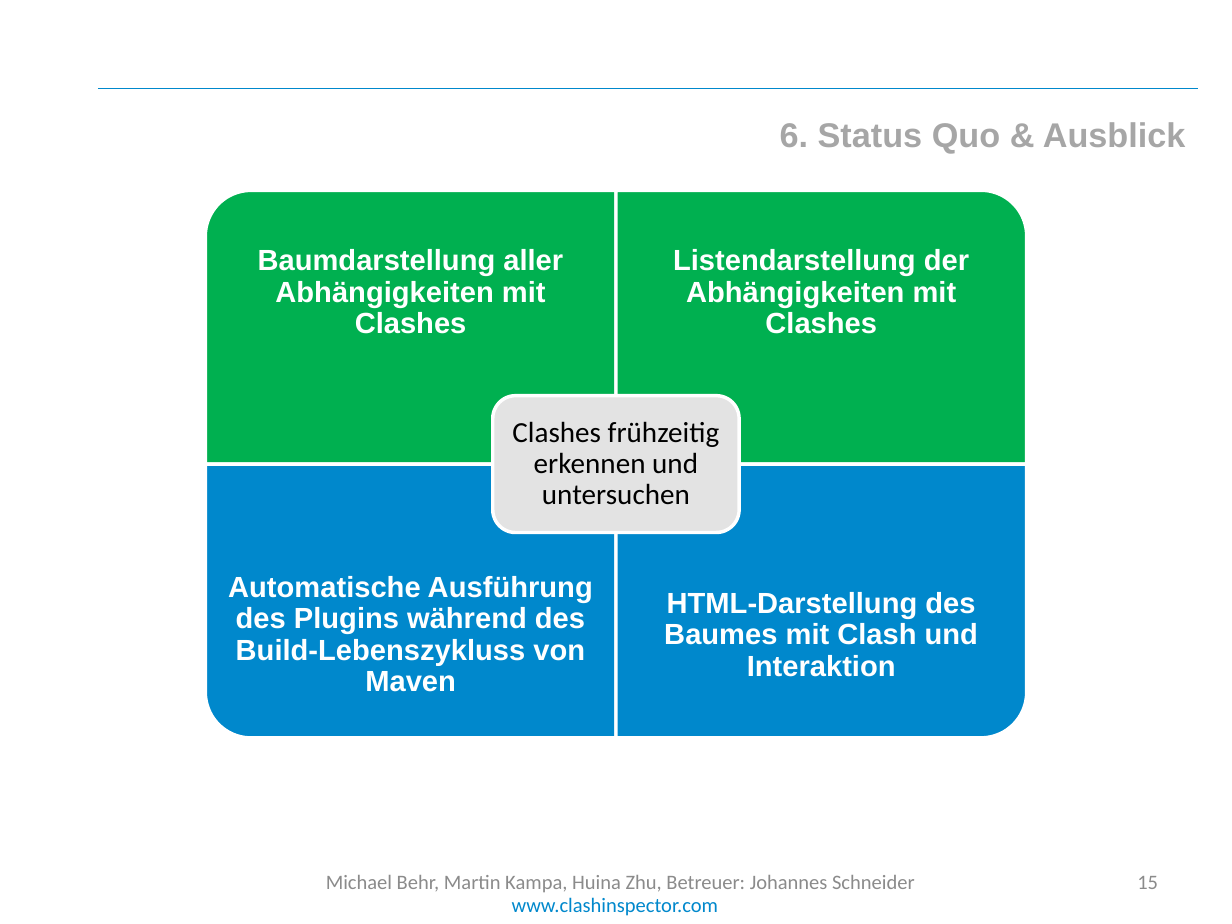
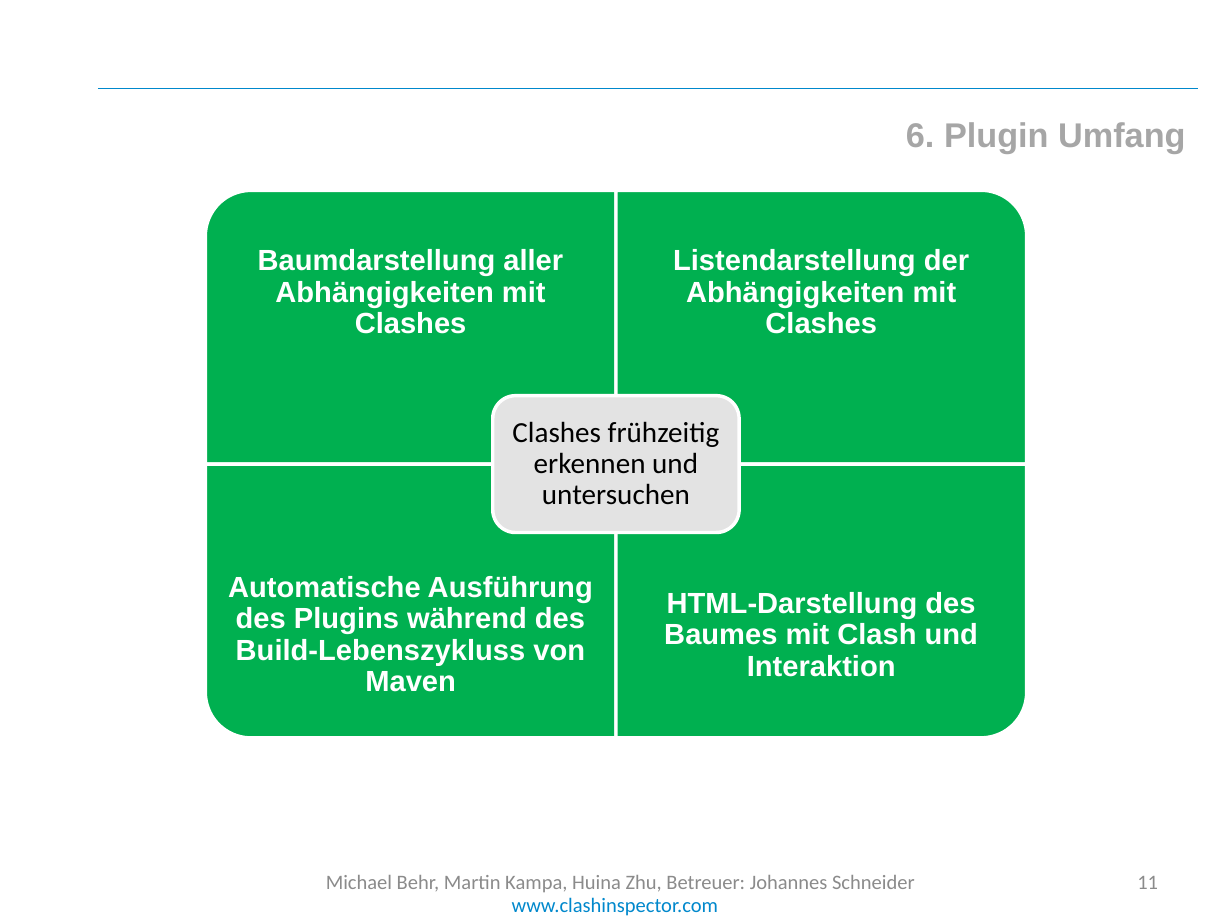
Before and after one commit to cedarsoft/clashinspector.com, a slide deck: slide 11 of presentation/Jahresprojekt Endpräsentation.pptx (slide 15 before the commit). Drawn at 1232x924 pixels with LibreOffice and Linux fonts; fonts in the diff are those of the drawing; background and template pictures are left out. Boxes give left, top, right and bottom in pixels: in the first picture for what was removed or moved away, otherwise in the second. Text is boxed around its words. In the diff, an @@ line names an element or a change of style, - is before the commit and + after.

```diff
--- a/presentation/Jahresprojekt Endpräsentation.pptx
+++ b/presentation/Jahresprojekt Endpräsentation.pptx
@@ text at box(906, 122, 1185, 154): text changed @@
-6. Status Quo & Ausblick
+6. Plugin Umfang
@@ round rect at box(206, 464, 616, 738): fill #0088CC to #00B050 @@
@@ round rect at box(617, 464, 1027, 737): fill #0088CC to #00B050 @@
@@ page number at box(1137, 876, 1158, 889): text changed @@
-15
+11
```
Also in this commit, not shown: 1 other slide changed, 2 slides added, 1 slide removed, 2 other files.
